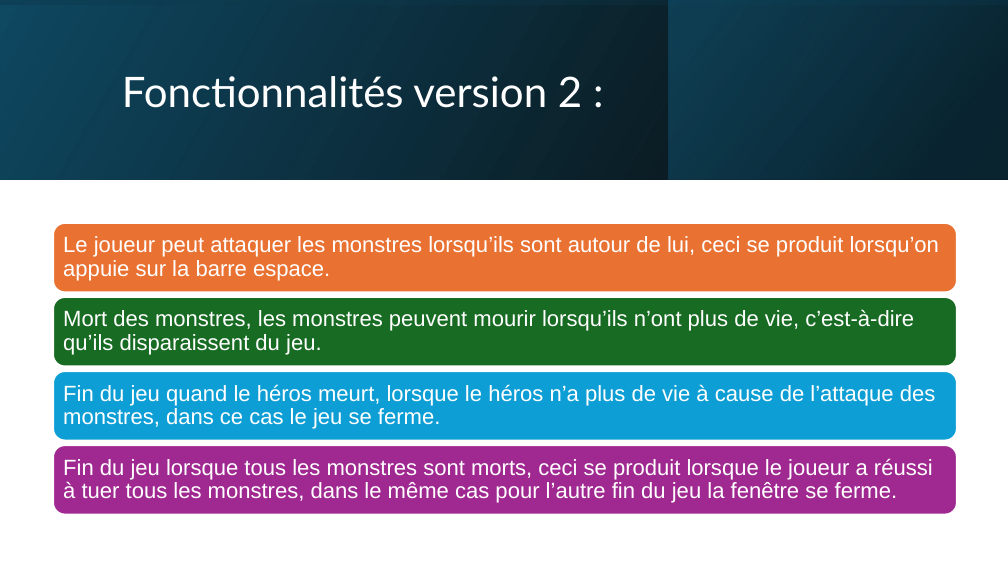
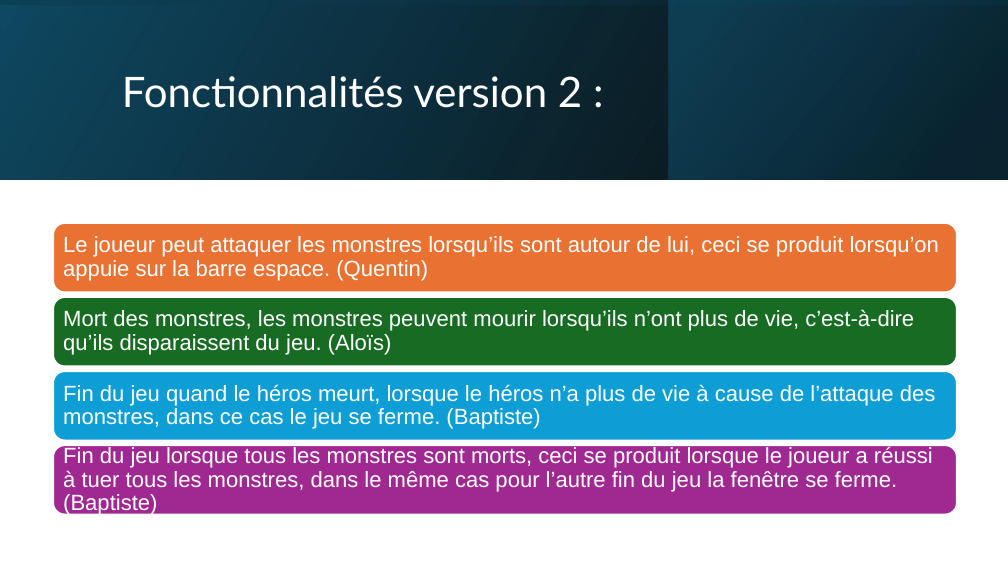
Before and after one commit to Packingdustry/2024_Zeldiablo_massoncl1u_delaborde2u_e2074u_marti1228u_e2920u, a slide deck: slide 3 of SAE_2.01.pptx. Drawn at 1008x567 pixels with LibreOffice and Linux fonts; fonts in the diff are those of the drawing. Boxes give left, top, right and bottom in pixels: in the first picture for what was removed or moved away, otherwise in the second. Text is boxed around its words. In the diff, an @@ line names an element or a change of style, - is before the commit and + after.

```diff
--- a/SAE_2.01.pptx
+++ b/SAE_2.01.pptx
@@ text at (63,236,939,281): text changed @@
-Le joueur peut attaquer les monstres lorsqu’ils sont autour de lui, ceci se produit lorsqu’on appuie sur la barre espace.
+Le joueur peut attaquer les monstres lorsqu’ils sont autour de lui, ceci se produit lorsqu’on appuie sur la barre espace. (Quentin)
@@ text at (63,309,914,355): text changed @@
-Mort des monstres, les monstres peuvent mourir lorsqu’ils n’ont plus de vie, c’est-à-dire qu’ils disparaissent du jeu.
+Mort des monstres, les monstres peuvent mourir lorsqu’ils n’ont plus de vie, c’est-à-dire qu’ils disparaissent du jeu. (Aloïs)
@@ text at (63,384,936,429): text changed @@
-Fin du jeu quand le héros meurt, lorsque le héros n’a plus de vie à cause de l’attaque des monstres, dans ce cas le jeu se ferme.
+Fin du jeu quand le héros meurt, lorsque le héros n’a plus de vie à cause de l’attaque des monstres, dans ce cas le jeu se ferme. (Baptiste)
@@ text at (63,445,933,516): text changed @@
-Fin du jeu lorsque tous les monstres sont morts, ceci se produit lorsque le joueur a réussi à tuer tous les monstres, dans le même cas pour l’autre fin du jeu la fenêtre se ferme.
+Fin du jeu lorsque tous les monstres sont morts, ceci se produit lorsque le joueur a réussi à tuer tous les monstres, dans le même cas pour l’autre fin du jeu la fenêtre se ferme. (Baptiste)
```
Also in this commit, not shown: 3 other slides changed, 1 slide added, 1 other file.
